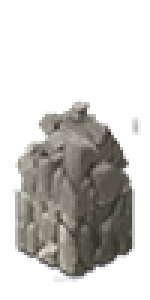
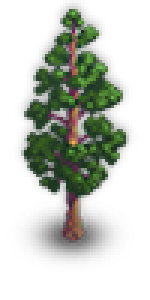
Revision of a layered w=150, h=300 image; what changed, layer by layer:
hid "tallrock" over [12, 99, 141, 282]
showed "tree" over [12, 9, 138, 273]
